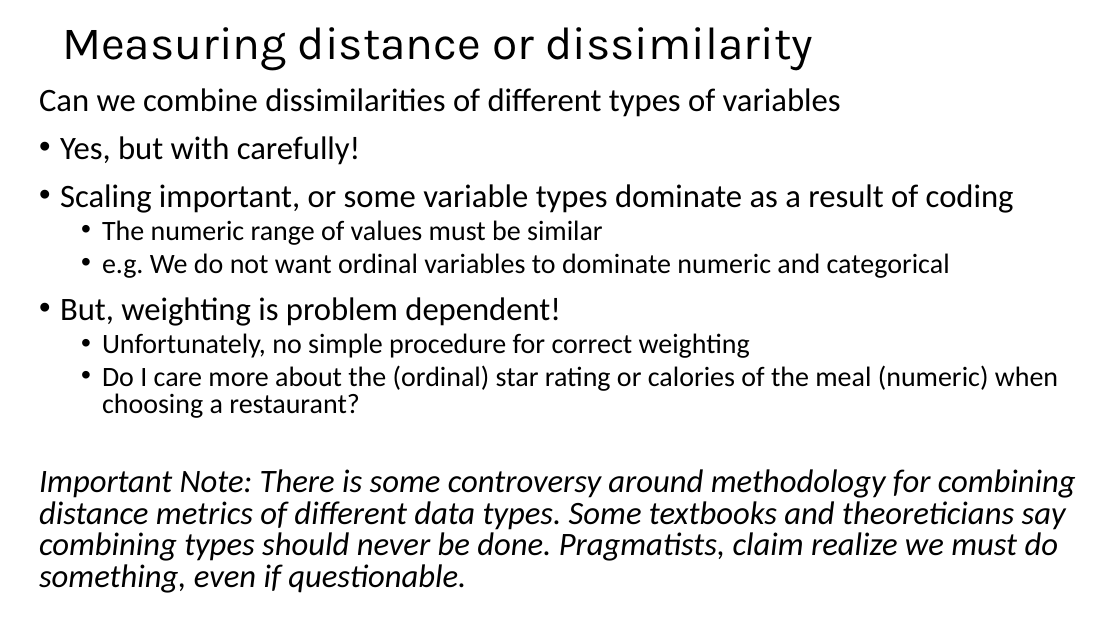
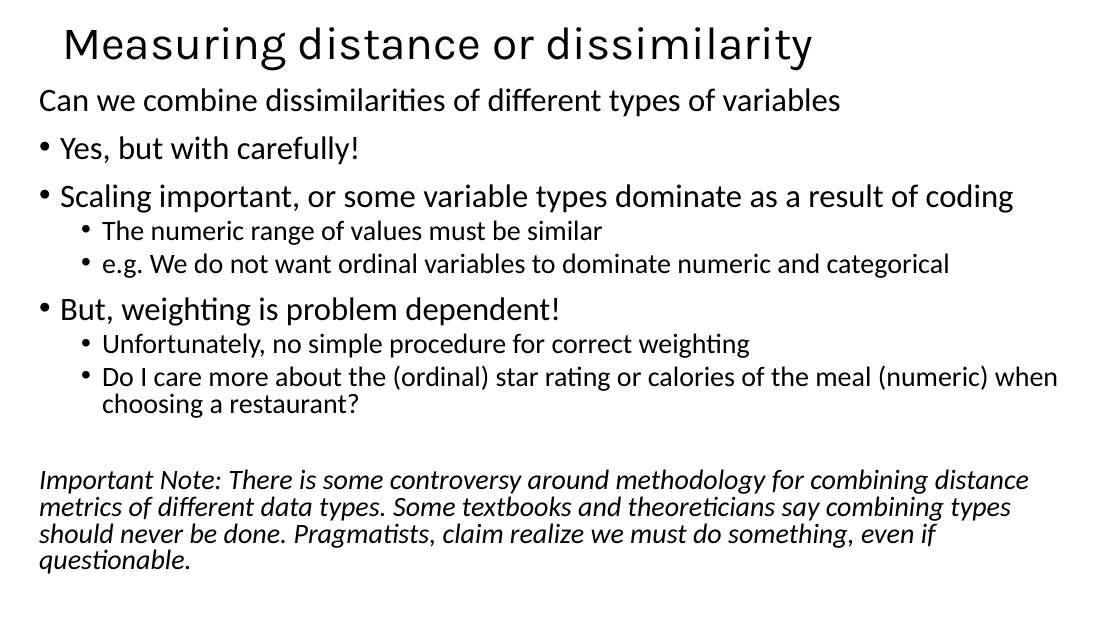
Before and after one commit to StephenElston/CSCI-E-108, a slide deck: slide 20 of slides/4_DistanceAndSimilarityMeasures_Part1.pptx (slide 19 before the commit). Drawn at 1120x630 pixels with LibreOffice and Linux fonts; fonts in the diff are those of the drawing. Boxes give left, top, right and bottom in pixels: in the first picture for what was removed or moved away, otherwise in the second. Text is boxed around its words. In the diff, an @@ line names an element or a change of style, - is before the commit and + after.

```diff
--- a/slides/4_DistanceAndSimilarityMeasures_Part1.pptx
+++ b/slides/4_DistanceAndSimilarityMeasures_Part1.pptx
@@ text at (x1=39, y1=469, x2=1029, y2=574): size 28 to 24 pt in "Important Note: There is some controversy around ..." @@
```
Also in this commit, not shown: 1 other slide changed, 1 slide added.
